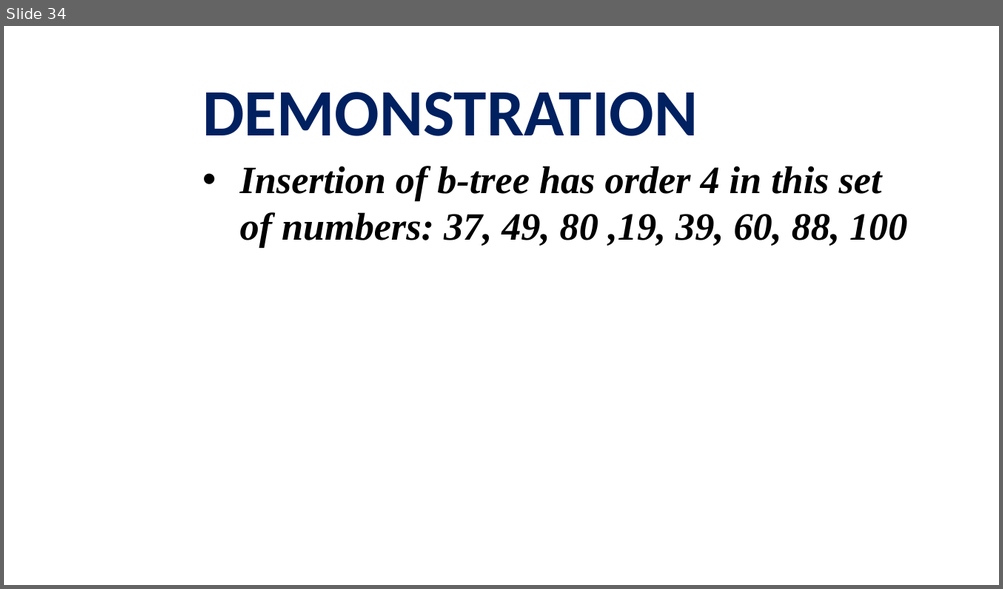
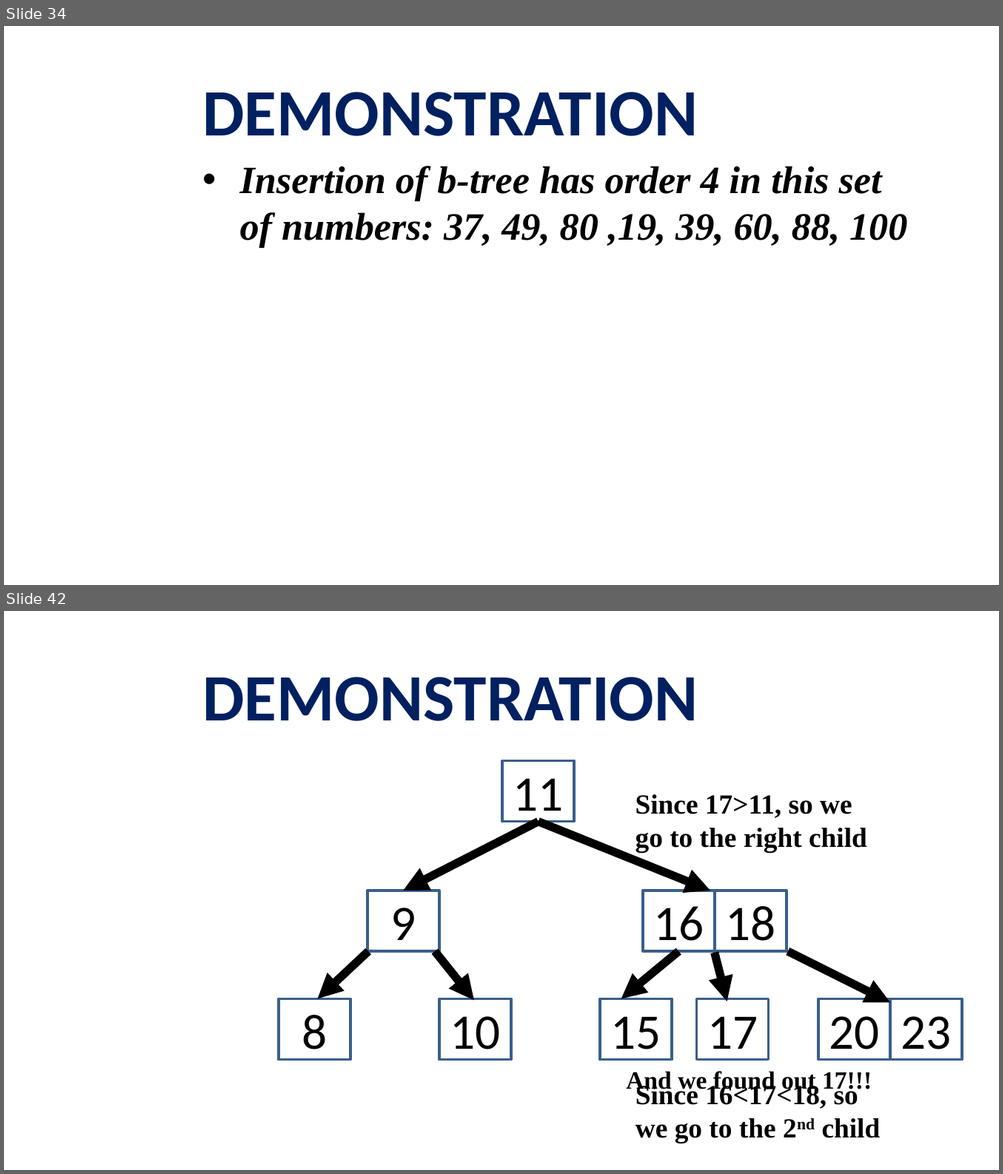
Before and after one commit to viettungvuong/Seminar, a slide deck: Seminar.pptx. Shown one above the other, each under a label of ours: slide 34 before the commit, slides 34 and 42 after it; the slides between them are not shown. The pictures are 1003x589 and 1003x1174 pixels, drawn with LibreOffice and Linux fonts; fonts in the diff are those of the drawing; background and template pictures are left out. Boxes give left, top, right and bottom in pixels: in the first picture for what was removed or moved away, otherwise in the second. Text is boxed around its words. In the diff, an @@ line names an element or a change of style, - is before the commit and + after.

```diff
--- a/Seminar.pptx
+++ b/Seminar.pptx
@@ slide 42 added at box(4, 611, 999, 1170), background picture (left out) @@
@@ title added at box(202, 677, 697, 721), 48 pt, text #002060, bold @@
+DEMONSTRATION
@@ rectangle added at box(502, 761, 574, 822), fill #FFFFFF, outline #3A5F8C 2 pt, 36 pt, text #000000 @@
+11
@@ text added at box(635, 795, 867, 852), 20 pt, text #000000, bold @@
+Since 17>11, so we go to the right child
@@ arrow added from (538, 822) to (403, 891), #000000 6 pt @@
@@ arrow added from (538, 822) to (710, 891), #000000 6 pt @@
@@ rectangle added at box(367, 891, 438, 951), fill #FFFFFF, outline #3A5F8C 2 pt, 36 pt, text #000000 @@
+9
@@ rectangle added at box(643, 891, 714, 951), fill #FFFFFF, outline #3A5F8C 2 pt, 36 pt, text #000000 @@
+16
@@ rectangle added at box(714, 891, 785, 951), fill #FFFFFF, outline #3A5F8C 2 pt, 36 pt, text #000000 @@
+18
@@ arrow added from (368, 951) to (317, 999), #000000 6 pt @@
@@ arrow added from (435, 951) to (473, 1001), #000000 6 pt @@
@@ arrow added from (678, 951) to (620, 999), #000000 6 pt @@
@@ arrow added from (714, 953) to (727, 1002), #000000 6 pt @@
@@ arrow added from (788, 951) to (891, 1003), #000000 6 pt @@
@@ rectangle added at box(279, 999, 350, 1059), fill #FFFFFF, outline #3A5F8C 2 pt, 36 pt, text #000000 @@
+8
@@ rectangle added at box(438, 999, 510, 1059), fill #FFFFFF, outline #3A5F8C 2 pt, 36 pt, text #000000 @@
+10
@@ rectangle added at box(600, 999, 671, 1059), fill #FFFFFF, outline #3A5F8C 2 pt, 36 pt, text #000000 @@
+15
@@ rectangle added at box(696, 999, 768, 1059), fill #FFFFFF, outline #3A5F8C 2 pt, 36 pt, text #000000 @@
+17
@@ rectangle added at box(817, 999, 889, 1059), fill #FFFFFF, outline #3A5F8C 2 pt, 36 pt, text #000000 @@
+20
@@ rectangle added at box(891, 999, 962, 1059), fill #FFFFFF, outline #3A5F8C 2 pt, 36 pt, text #000000 @@
+23
@@ text added at box(626, 1071, 871, 1094), 18 pt, text #000000, bold @@
+And we found out 17!!!
@@ text added at box(635, 1083, 880, 1143), 20 pt, text #000000, bold @@
+Since 16<17<18, so we go to the 2nd child
```
Also in this commit, not shown: 1 slide changed, 36 other slides added, 1 slide removed, 1 other file.
